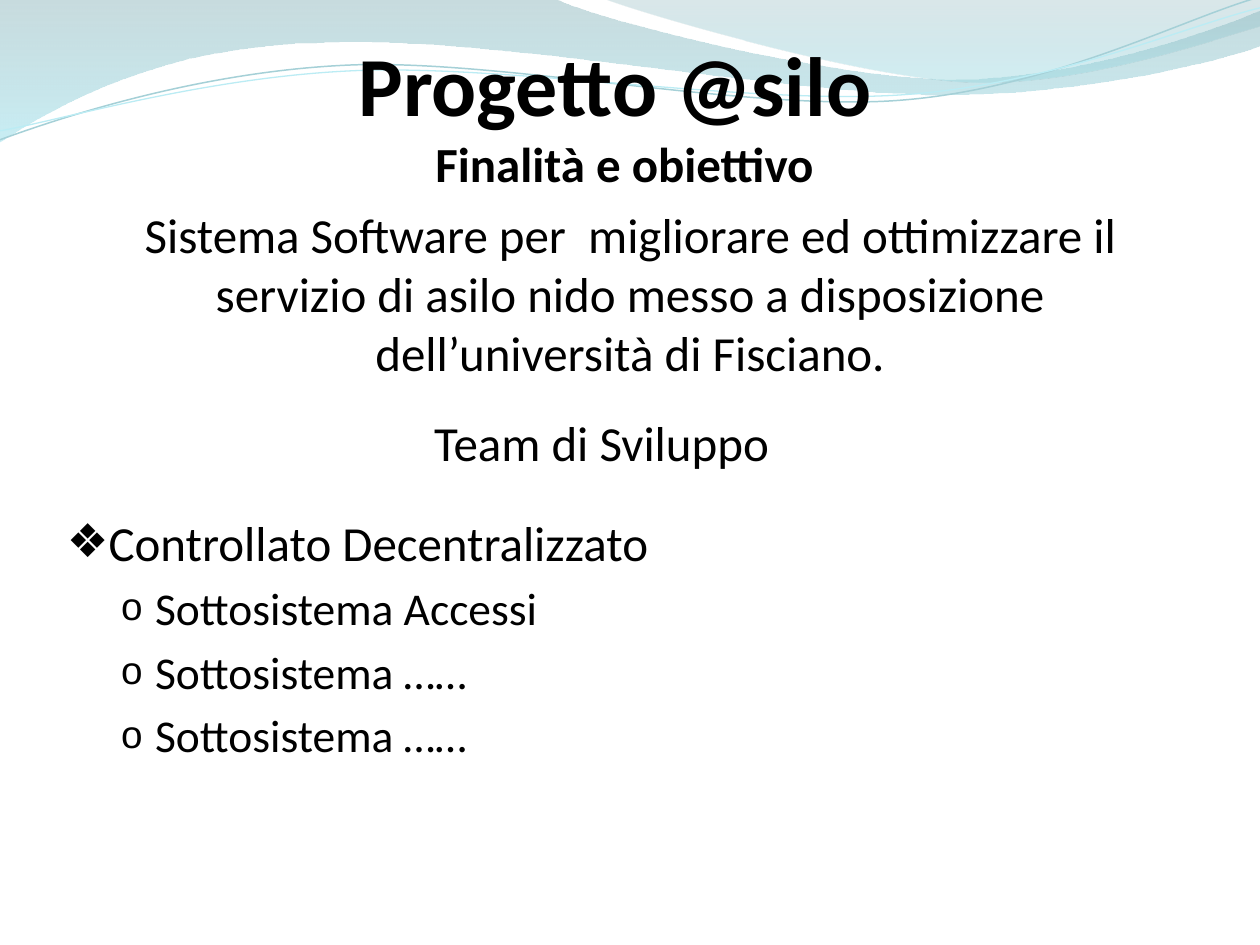
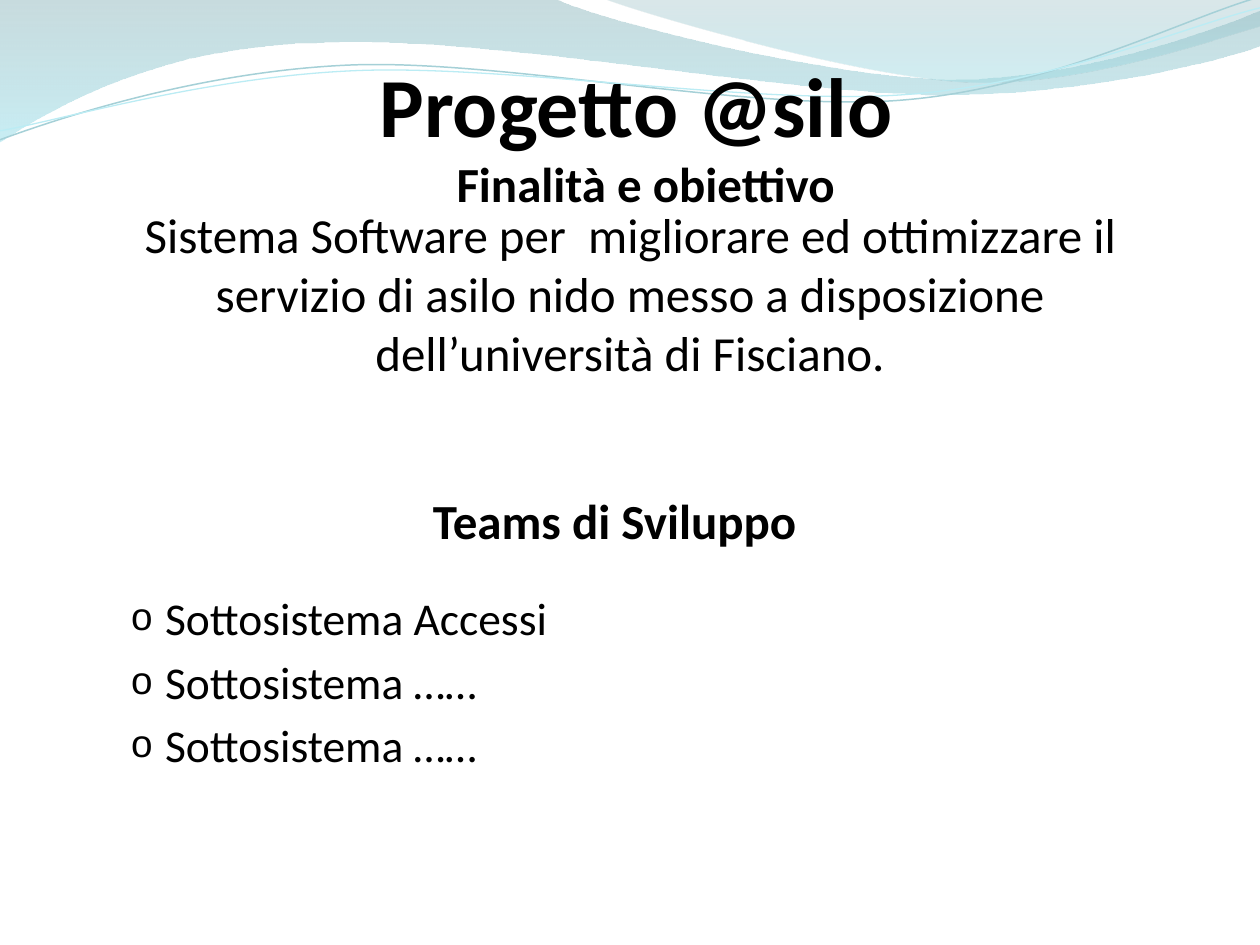
Before and after one commit to ammirate/at-silo, a slide deck: slide 1 of Presentazione/Atsilo1/Di Palma/[Bozza]Introduzione.pptx. Drawn at 1260x945 pixels with LibreOffice and Linux fonts; fonts in the diff are those of the drawing. Boxes give left, top, right and bottom in pixels: in the first picture for what was removed or moved away, otherwise in the second. Text is boxed around its words. In the diff, an @@ line names an element or a change of style, - is before the commit and + after.

```diff
--- a/Presentazione/Atsilo1/Di Palma/[Bozza]Introduzione.pptx
+++ b/Presentazione/Atsilo1/Di Palma/[Bozza]Introduzione.pptx
@@ text "Progetto @silo": place and size @@
-text "Progetto @silo" at box(358, 46, 871, 183)
+text "Progetto @silo" at box(379, 67, 892, 203)
@@ text at box(433, 504, 796, 547): text changed; bold on @@
-Team di Sviluppo
+Teams di Sviluppo
@@ text "Sottosistema Accessi": place and size @@
-text "Sottosistema Accessi" at box(109, 527, 648, 753)
+text "Sottosistema Accessi" at box(165, 603, 547, 763)
@@ text at box(109, 527, 648, 562): paragraph removed @@
-❖ Controllato Decentralizzato
```
Also in this commit, not shown: 3 other slides changed, 3 slides added, 1 slide removed.
